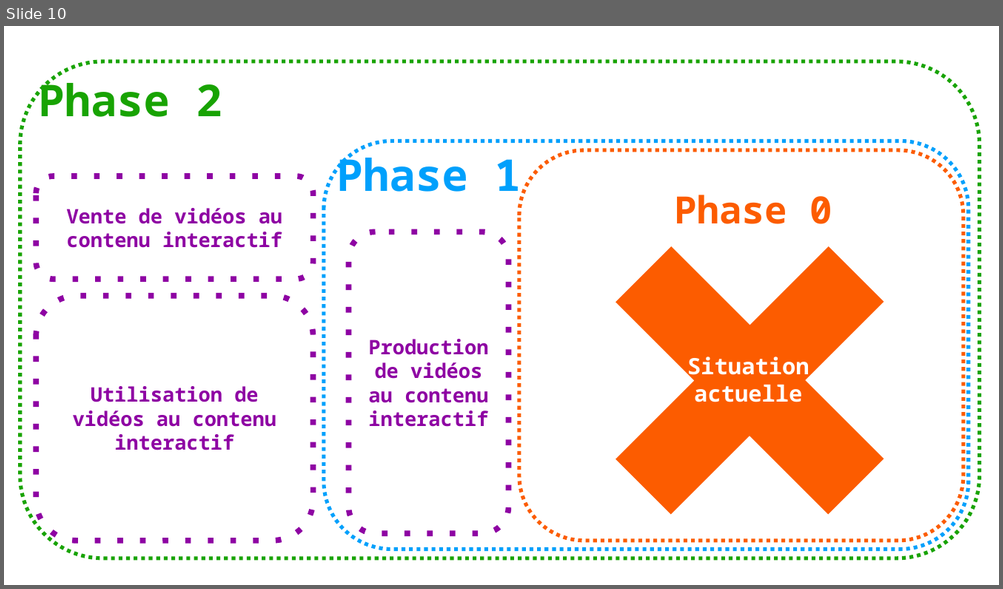
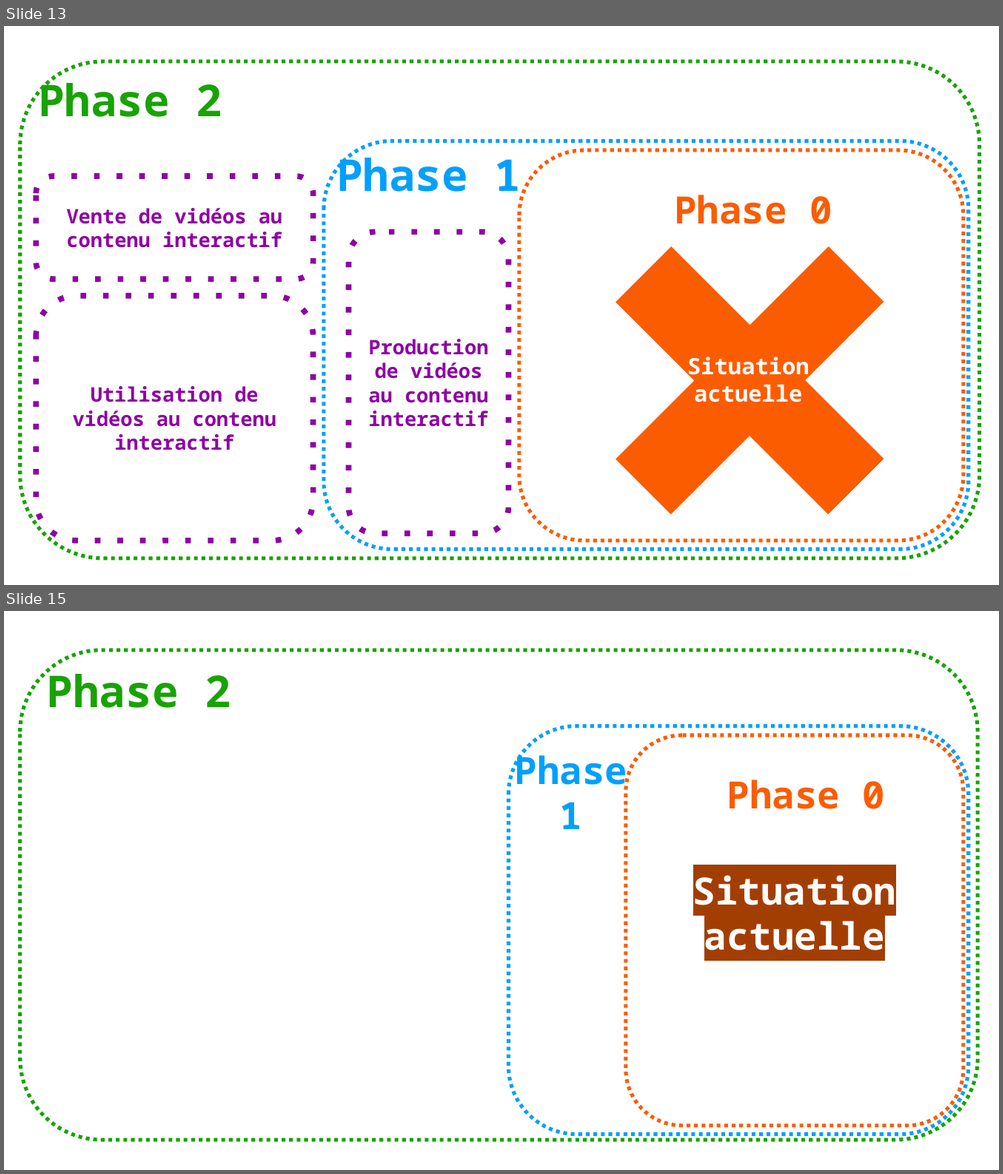
Before and after one commit to gattardm/P8, a slide deck: Sources/dependances_fonctionnelles.odp. Shown one above the other, each under a label of ours: slide 10 before the commit, slides 13 and 15 after it; the slides between them are not shown. The pictures are 1003x589 and 1003x1174 pixels, drawn with LibreOffice and Linux fonts; fonts in the diff are those of the drawing; background and template pictures are left out. Boxes give left, top, right and bottom in pixels: in the first picture for what was removed or moved away, otherwise in the second. Text is boxed around its words. In the diff, an @@ line names an element or a change of style, - is before the commit and + after.

```diff
--- a/Sources/dependances_fonctionnelles.odp
+++ b/Sources/dependances_fonctionnelles.odp
@@ slide 15 added at [4,611,999,1170], background #FFFFFF @@
@@ rounded rectangle added at [20,649,978,1140], outline #18A303 3 pt dashed @@
@@ text added at [47,667,231,708], 35 pt, text #18A303, bold @@
+Phase 2
@@ rounded rectangle added at [509,726,969,1136], outline #00A0FC 3 pt dashed @@
@@ freeform shape added at [626,735,963,1126], outline #FC5C00 3 pt dashed @@
@@ text added at [515,749,627,829], 30 pt, text #00A0FC, bold @@
+Phase
+1
@@ text added at [727,780,885,809], 30 pt, text #FC5C00, bold @@
+Phase 0
@@ text added at [693,875,896,951], 30 pt, text #FFFFFF, bold @@
+Situation
+actuelle
@@ what was slide 10 is now slide 13 @@
```
Also in this commit, not shown: 1 slide changed, 5 other slides added, 5 other files.
